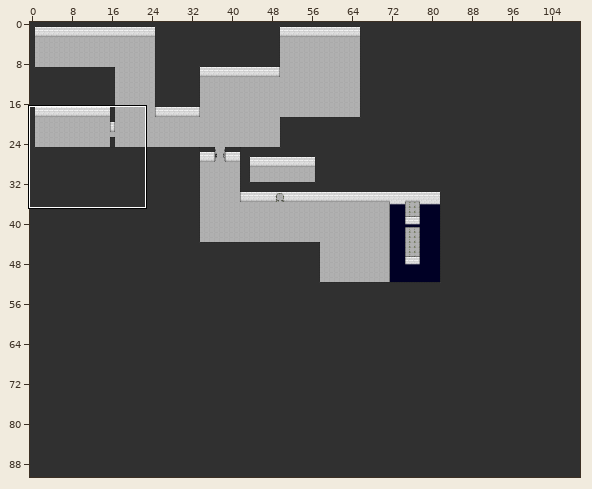
Two states of a Tiled map, Assets/Maps/Tiled/Level-001.tmx. The picture above shows the old version from afar; the outline marks the close-up.
Close-up. Old version:
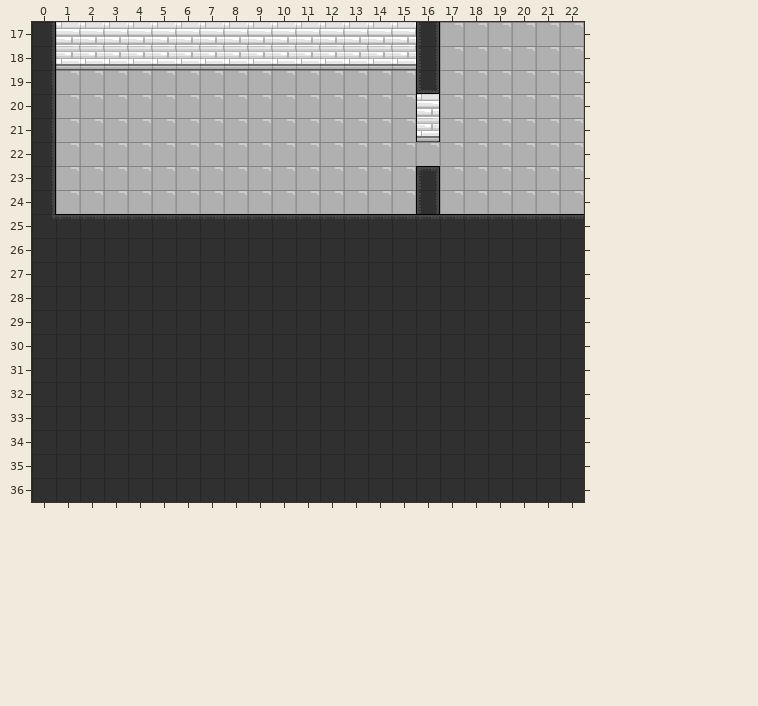
Cells are 16x16 px. Shown: x 0..22, y 17..36. The commit also changed other parts of the map, which this record leaves out.
Now the later version:
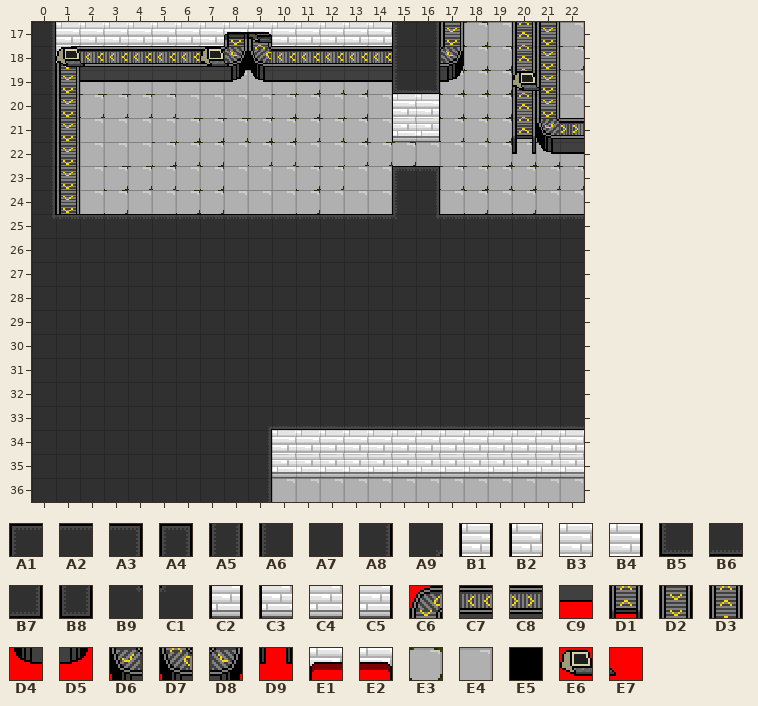
Key: from "Tileset": A1 0, A2 1, A3 2, A4 3, A5 4, A6 16, A7 17, A8 18, A9 22, B1 24, B2 25, B3 26, B4 27, B5 32, B6 33, B7 34, B8 35, B9 38, C1 39, C2 40, C3 41, C4 42, C5 43, C6 50, C7 51, C8 54, C9 57, D1 65, D2 66, D3 68, D4 72, D5 74, D6 82, D7 85, D8 87, D9 90, E1 102, E2 104, E3 113, E4 116, E5 118, E6 144, E7 145.
__ is an empty cell, ## one hidden under a higher layer, .. an unchanged one.
Tiles of an added or newly shown layer are drawn over the layers below it.
From old to new:
--- layer "Ground"
@@ x 2..22 @@
-17 .. .. .. .. .. .. .. .. .. .. .. .. .. .. .. E4 E4 .. .. .. ..
-18 .. .. .. .. .. .. .. .. .. .. .. .. .. .. .. .. E4 E4 .. E4 E4
-19 .. .. .. .. .. .. .. .. .. E4 E4 E4 .. E4 .. E4 E4 E4 .. .. ..
-20 E4 E4 E4 E4 .. .. .. .. E4 E4 .. E4 .. E4 .. E4 E4 E4 .. .. ..
-21 .. .. .. .. E4 E4 E4 E4 E4 E4 E4 E4 .. E4 .. E4 E4 E4 E4 .. ..
-22 .. .. .. E4 E4 E4 .. E4 E4 .. .. E4 E4 E4 .. .. .. E4 E4 E4 ..
-23 .. E4 E4 E4 .. E4 .. .. .. E4 E4 .. .. E4 .. E4 E4 E4 E4 E4 E4
-24 .. E4 .. .. E4 E4 .. .. .. E4 .. .. .. E4 .. .. E4 .. E4 .. ..
+17 .. .. .. .. .. .. .. .. .. .. .. .. .. .. .. ## E3 .. .. .. ..
+18 .. .. .. .. .. .. .. .. .. .. .. .. .. .. .. .. E3 E3 .. ## E3
+19 .. .. .. .. .. .. .. .. .. E3 E3 E3 .. __ .. E3 E3 E3 .. .. ..
+20 E3 E3 E3 E3 .. .. .. .. E3 E3 .. E3 .. __ .. E3 E3 E3 .. .. ..
+21 .. .. .. .. E3 E3 E3 E3 E3 E3 E3 E3 .. __ .. E3 E3 E3 E3 .. ..
+22 .. .. .. E3 E3 E3 .. E3 E3 .. .. E3 E3 E3 .. .. .. E3 E3 E3 ..
+23 .. E3 E3 E3 .. E3 .. .. .. E3 E3 .. .. ## .. E3 E3 E3 E3 E3 E3
+24 .. E3 .. .. E3 E3 .. .. .. E3 .. .. .. ## .. .. E3 .. E3 .. ..
@@ x 10..22 @@
-36 __ __ __ __ __ __ __ __ __ __ __ __ __
+36 E4 E4 E4 E4 E4 E4 E4 E4 E4 E4 E4 E4 E4
--- layer "WallsBack"
@@ x 8..16 @@
-17 .. .. .. .. .. .. .. .. A5
-18 C4 C4 .. .. .. .. .. .. A5
-19 .. .. .. .. .. .. .. .. B8
-20 .. .. .. .. .. .. .. __ B1
-21 .. .. .. .. .. .. .. __ C2
+17 .. .. .. .. .. .. .. .. __
+18 E5 E5 .. .. .. .. .. .. __
+19 .. .. .. .. .. .. .. .. __
+20 .. .. .. .. .. .. .. B2 B4
+21 .. .. .. .. .. .. .. C3 C5
@@ x 10..22 @@
-34 __ __ __ __ __ __ __ __ __ __ __ __ __
-35 __ __ __ __ __ __ __ __ __ __ __ __ __
+34 B3 B3 B3 B3 B3 B3 B3 B3 B3 B3 B3 B3 B3
+35 C4 C4 C4 C4 C4 C4 C4 C4 C4 C4 C4 C4 C4
--- layer "ConveyorsBack" (now shown)
@@ x 2..17 @@
-19 __ __ __ __ __ __ __ __ __ __ __ __ __ .. .. __
+19 C9 C9 C9 C9 C9 C9 D5 D4 C9 C9 C9 C9 C9 .. .. D5
@@ x 20..22 @@
-22 __ __ __
+22 D9 D4 C9
--- layer "ConveyorsFront" (now shown)
@@ x 1..22 @@
-17 .. .. .. .. .. .. .. __ __ .. .. .. .. .. .. .. __ .. .. __ __ ..
-18 __ __ __ __ __ __ __ __ __ __ __ __ __ __ .. .. __ .. .. __ __ ..
-19 __ .. .. .. .. .. .. .. .. .. .. .. .. .. .. .. .. .. .. __ __ ..
-20 __ .. .. .. .. .. .. .. .. .. .. .. .. .. .. .. .. .. .. __ __ ..
-21 __ .. .. .. .. .. .. .. .. .. .. .. .. .. .. .. .. .. .. __ __ __
-22 __ .. .. .. .. .. .. .. .. .. .. .. .. .. .. .. .. .. .. .. .. ..
-23 __ .. .. .. .. .. .. .. .. .. .. .. .. .. .. .. .. .. .. .. .. ..
-24 __ .. .. .. .. .. .. .. .. .. .. .. .. .. .. .. .. .. .. .. .. ..
+17 .. .. .. .. .. .. .. D2 D3 .. .. .. .. .. .. .. D2 .. .. D3 D2 ..
+18 C6 C7 C7 C7 C7 C7 C7 D8 D7 C7 C7 C7 C7 C7 .. .. D8 .. .. D3 D2 ..
+19 D2 .. .. .. .. .. .. .. .. .. .. .. .. .. .. .. .. .. .. D3 D2 ..
+20 D2 .. .. .. .. .. .. .. .. .. .. .. .. .. .. .. .. .. .. D3 D2 ..
+21 D2 .. .. .. .. .. .. .. .. .. .. .. .. .. .. .. .. .. .. D1 D6 C8
+22 D2 .. .. .. .. .. .. .. .. .. .. .. .. .. .. .. .. .. .. .. .. ..
+23 D2 .. .. .. .. .. .. .. .. .. .. .. .. .. .. .. .. .. .. .. .. ..
+24 D2 .. .. .. .. .. .. .. .. .. .. .. .. .. .. .. .. .. .. .. .. ..
--- layer "Decorations" (added)
@@ x 1..21 @@
-17 .. .. .. .. .. .. .. .. __ .. .. .. .. .. .. .. .. .. .. .. ..
-18 __ __ .. .. .. .. __ __ .. .. .. .. .. .. .. .. .. .. .. .. ..
-19 .. .. .. .. .. .. .. .. .. .. .. .. .. .. .. .. .. .. .. __ __
+17 .. .. .. .. .. .. .. .. E6 .. .. .. .. .. .. .. .. .. .. .. ..
+18 E6 E7 .. .. .. .. E6 E7 .. .. .. .. .. .. .. .. .. .. .. .. ..
+19 .. .. .. .. .. .. .. .. .. .. .. .. .. .. .. .. .. .. .. E6 E7
--- layer "WallsFront"
@@ x 8..16 @@
-17 __ __ .. .. .. .. .. __ __
-18 .. .. .. .. .. .. .. __ __
-19 .. .. .. .. .. .. .. __ __
+17 E1 E2 .. .. .. .. .. A6 A8
+18 .. .. .. .. .. .. .. A6 A8
+19 .. .. .. .. .. .. .. B5 B7
@@ x 15..16 @@
-23 __ A4
-24 __ A5
-25 A2 A2
+23 A1 A3
+24 A6 A8
+25 C1 B9
@@ x 9..22 @@
-33 A7 A7 A7 A7 A7 A7 A7 A7 A7 A7 A7 A7 A7 A7
-34 A7 A7 A7 A7 A7 A7 A7 A7 A7 A7 A7 A7 A7 A7
-35 A7 A7 A7 A7 A7 A7 A7 A7 A7 A7 A7 A7 A7 A7
-36 A7 A7 A7 A7 A7 A7 A7 A7 A7 A7 A7 A7 A7 A7
+33 A9 B6 B6 B6 B6 B6 B6 B6 B6 B6 B6 B6 B6 B6
+34 A8 __ __ __ __ __ __ __ __ __ __ __ __ __
+35 A8 __ __ __ __ __ __ __ __ __ __ __ __ __
+36 A8 __ __ __ __ __ __ __ __ __ __ __ __ __
Changed places in both close-ups, as pixel boxes (x1, y1, x2, y2):
changed: (56, 22, 584, 219)
changed: (268, 426, 584, 502)
